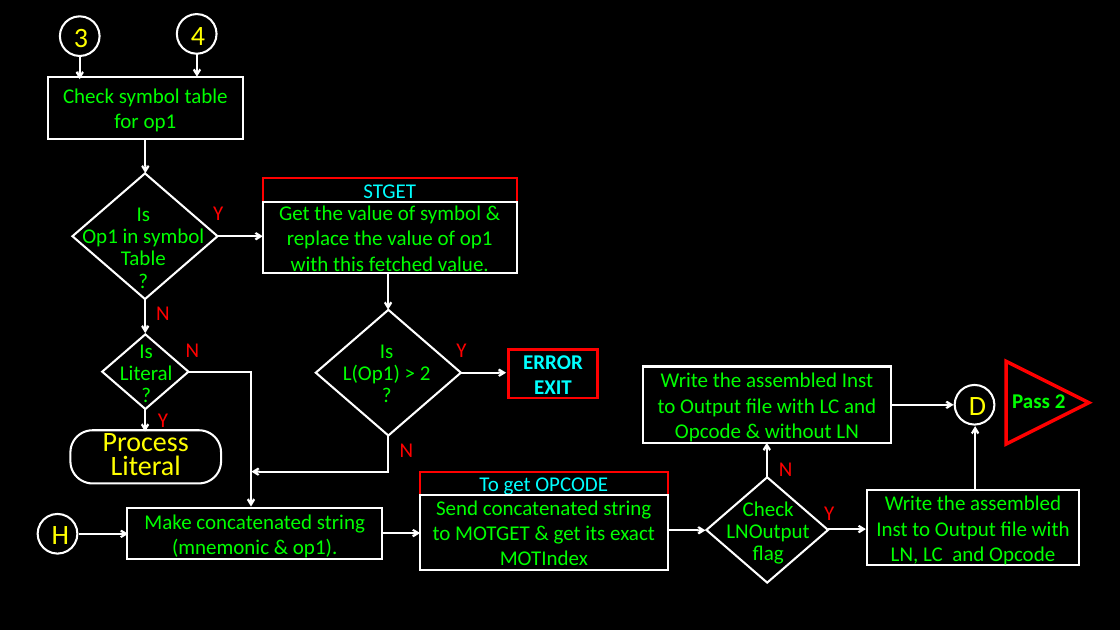
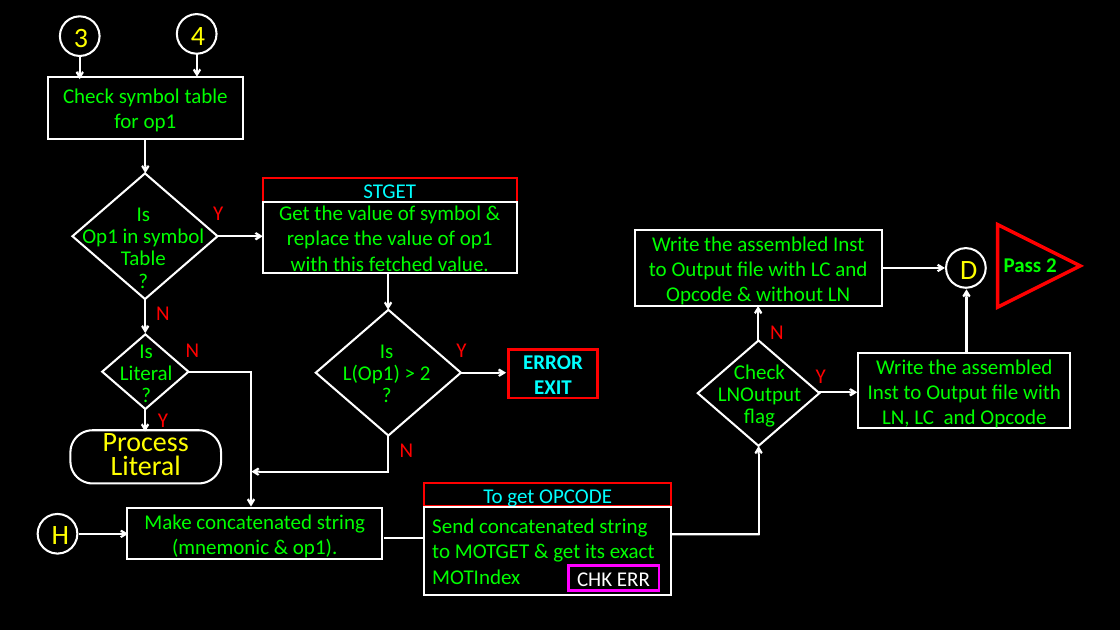
Before and after one commit to bondeabhijeet/8085, a slide deck: slide 6 of Pass 1 8085.pptx. Drawn at 1120x630 pixels with LibreOffice and Linux fonts; fonts in the diff are those of the drawing. Boxes give left, top, right and bottom in pixels: in the first picture for what was removed or moved away, otherwise in the second. Text is boxed around its words. In the diff, an @@ line names an element or a change of style, - is before the commit and + after.

```diff
--- a/Pass 1 8085.pptx
+++ b/Pass 1 8085.pptx
@@ 4 texts, 4 arrows, 2 rectangles, 1 ellipse, 1 diamond, 1 flow chart extract: place and size @@
-4 texts, 4 arrows, 2 rectangles, 1 ellipse, 1 diamond, 1 flow chart extract at (644, 361, 1089, 582)
+4 texts, 4 arrows, 2 rectangles, 1 ellipse, 1 diamond, 1 flow chart extract at (635, 224, 1081, 445)
@@ arrow added from (759, 535) to (759, 446), #FFFFFF 1.75 pt @@
@@ rectangle "To get OPCODE": place and size @@
-rectangle "To get OPCODE" at (420, 472, 668, 496)
+rectangle "To get OPCODE" at (424, 484, 672, 507)
@@ rectangle "Send concatenated string to MOTGET ...": place and size @@
-rectangle "Send concatenated string to MOTGET ..." at (420, 495, 668, 570)
+rectangle "Send concatenated string to MOTGET ..." at (424, 507, 672, 595)
@@ rectangle "Send concatenated string to MOTGET ..." at (424, 507, 672, 595): alignment centre to left @@
@@ arrow moved from (382, 534) - (420, 534) to (384, 538) - (423, 538) @@
@@ arrow (384, 538) - (423, 538): arrow to line @@
@@ arrow moved from (668, 530) - (706, 530) to (670, 534) - (760, 534) @@
@@ arrow (670, 534) - (760, 534): arrow to line @@
@@ rectangle added at (568, 565, 659, 591), outline #FF00FF 2.5 pt, 18 pt, text #FFFFFF @@
+CHK ERR
```
Also in this commit, not shown: 8 other slides changed.
